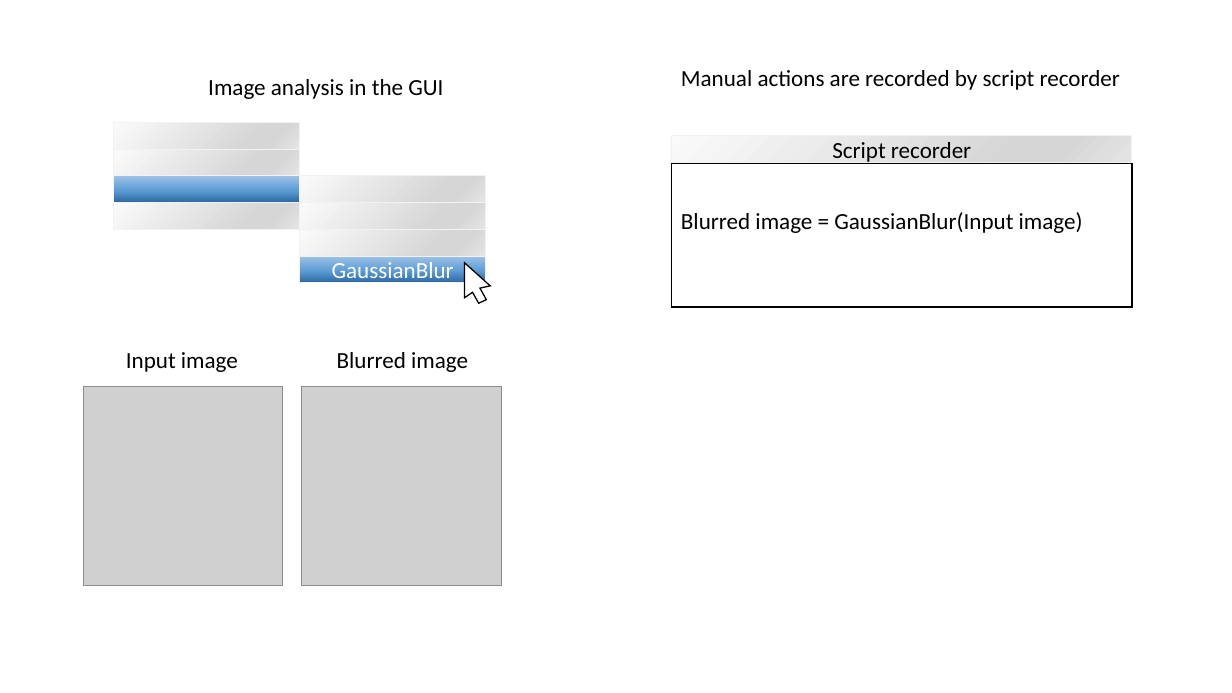
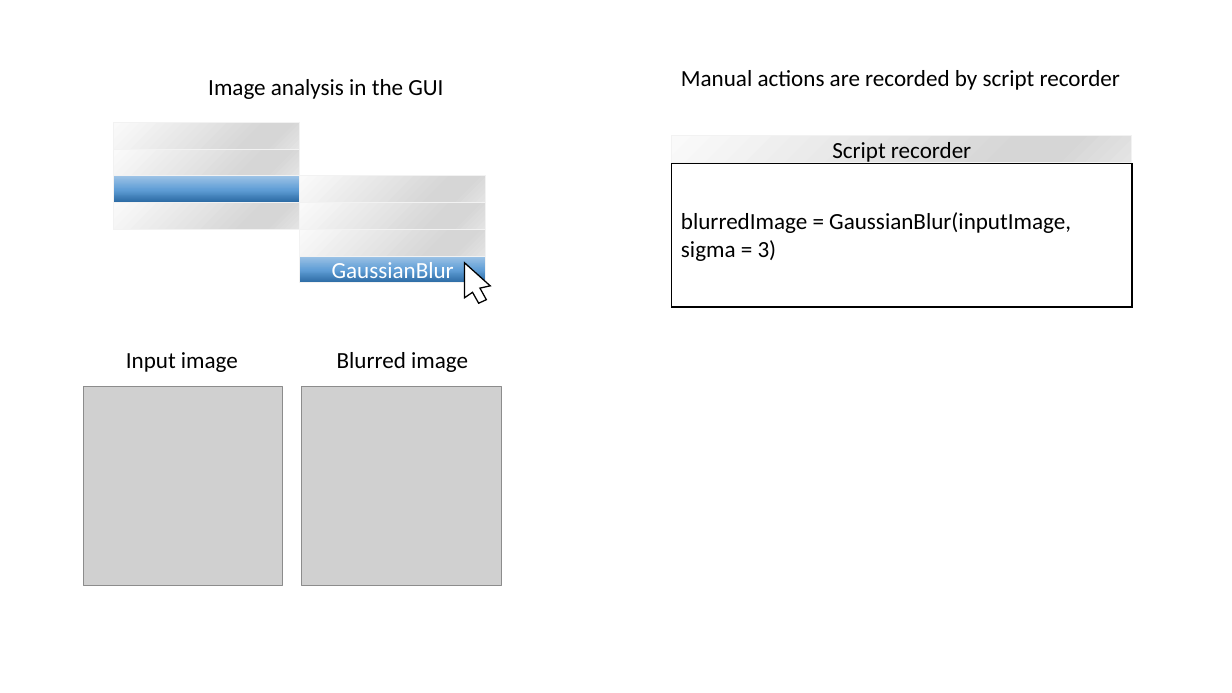
Before and after one commit to NEUBIAS/training-resources, a slide deck: slide 3 of figures/resources/script_record.pptx. Drawn at 1232x693 pixels with LibreOffice and Linux fonts; fonts in the diff are those of the drawing; grey boxes stand for pictures. Boxes give left, top, right and bottom in pixels: in the first picture for what was removed or moved away, otherwise in the second. Text is boxed around its words. In the diff, an @@ line names an element or a change of style, - is before the commit and + after.

```diff
--- a/figures/resources/script_record.pptx
+++ b/figures/resources/script_record.pptx
@@ text at <box>681,212,1071,261</box>: text changed @@
-Blurred image = GaussianBlur(Input image)
+blurredImage = GaussianBlur(inputImage, sigma = 3)
```
Also in this commit, not shown: 1 other file.
